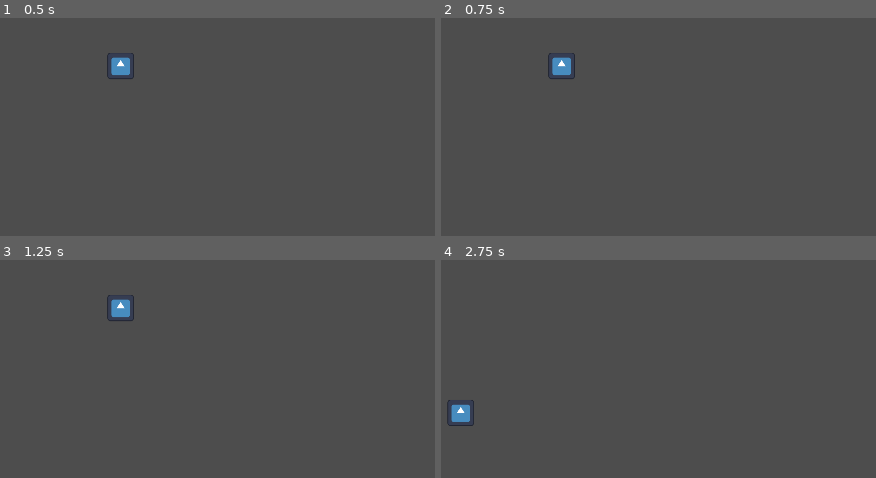
Above: before the commit, frames 1-4 (two rows, left to right).
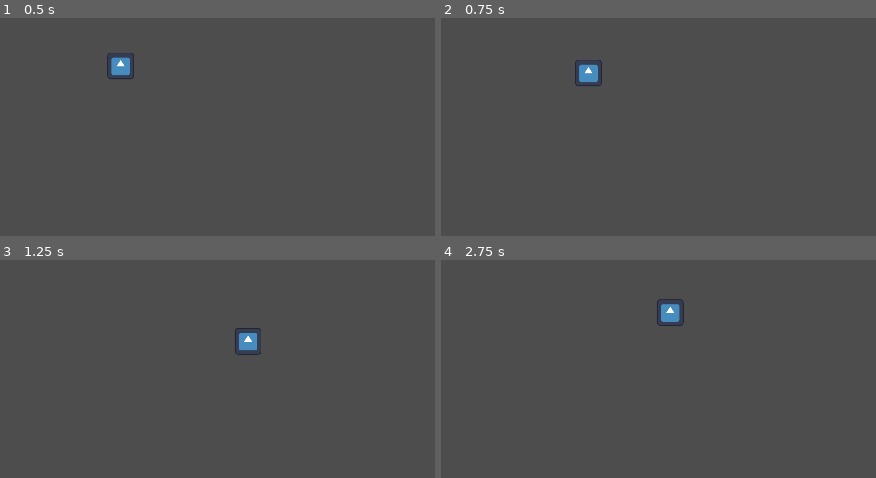
Above: after the commit, the same moments.

Repository: Relapson/Point-N-Click
Game: Godot game, scene res://main.tscn
The game is run twice, just before and just after one commit, with the same random seed, the same clock (stepped at 60 frames per second) and the same inputs. The engine's default icon, where the game draws it, is replaced by a stand-in: a white triangle on a blue panel in a dark square.
Inputs (mouse positions are in pixels of both pictures, inside the frame that each line leads up to):
- Up to frame 1 (0.5 s): no input
- Up to frame 2 (0.75 s): tap Enter at 0.5 s; move the mouse to (793, 127) at 0.52 s; right-click (793, 127) at 0.6 s
- Up to frame 3 (1.25 s): no input
- Up to frame 4 (2.75 s): move the mouse to (458, 414) at 1.27 s; click (458, 414) at 1.35 s; right-click (458, 414) at 1.55 s; move the mouse to (697, 292) at 2.02 s; right-click (697, 292) at 2.1 s

Frame 1 is identical in both runs. In frame 2, 0.9% of the frame differs, in the area x 24-38%, y 16-32%; in frame 3, 0.9%; in frame 4, 1.0%, in the area x 1-56%, y 17-77%.

Commit message:
rightclick movement

Diff:
--- a/Characters/Player.gd
+++ b/Characters/Player.gd
@@ -7,6 +7,10 @@
 	if Input.is_action_just_pressed("mouse_left"):
 		target = get_global_mouse_position()
 
+	# momentan nur bewegung - später evtl auch auf geklickte objekte checken
+	if Input.is_action_just_pressed("mouse_right"):
+		target = get_global_mouse_position()
+
 func _physics_process(delta):
 	velocity = position.direction_to(target) * move_speed
 	# look_at(target) dreht den character optional
--- /dev/null
+++ b/MainScene.gd
@@ -0,0 +1 @@
+extends Node
--- a/main.tscn
+++ b/main.tscn
@@ -1,8 +1,12 @@
-[gd_scene load_steps=2 format=3 uid="uid://cj4j0saa5edb7"]
+[gd_scene load_steps=3 format=3 uid="uid://cj4j0saa5edb7"]
 
+[ext_resource type="Script" path="res://MainScene.gd" id="1_6nden"]
 [ext_resource type="PackedScene" uid="uid://b38h7cepxykak" path="res://Characters/Player.tscn" id="1_ge7eo"]
 
-[node name="Main" type="Node"]
+[node name="MainScene" type="Node"]
+script = ExtResource("1_6nden")
+
+[node name="NavigationRegion2D" type="NavigationRegion2D" parent="."]
 
 [node name="Player" parent="." instance=ExtResource("1_ge7eo")]
 scale = Vector2(0.5, 0.5)
